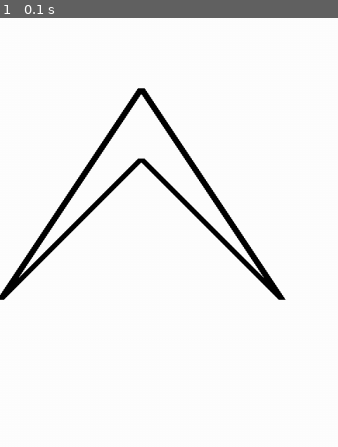
Above: before the commit, frame 1.
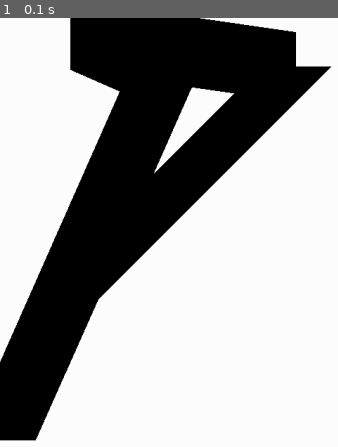
Above: after the commit, the same moment.

Repository: screenslaver4443/Pygame-school-tutorial-1
Game: pygame game, started from main.py
Same seed, same stepped clock (60 frames per second), same inputs: the game is played once before the commit and once after it.
Inputs:
- Up to frame 1 (0.1 s): no input

The runs differ from the first frame. In frame 1, 35% of the frame differs, in the area x 0-98%, y 0-99%.

Commit message:
Turned arrow into crazy shape

Diff:
--- a/main.py
+++ b/main.py
@@ -74,8 +74,8 @@
     # pygame.draw.line(screen, YELLOW, [462, 190], [300, 300], 10)
     # pygame.draw.line(screen, YELLOW, [462, 415], [300, 300], 10)
 
-    ## arrow ##
-    pygame.draw.polygon(screen, BLACK, [(0,400), (200, 200), (400, 400), (200, 100), (0, 400)], 10 )
+    ## Crazy Shape ##
+    pygame.draw.polygon(screen, BLACK, [(0,600), (230, 80), (100, 23), (420, 69), (89, 400)], 100 )
 
     pygame.display.flip()  # Update the screen with changes
 
